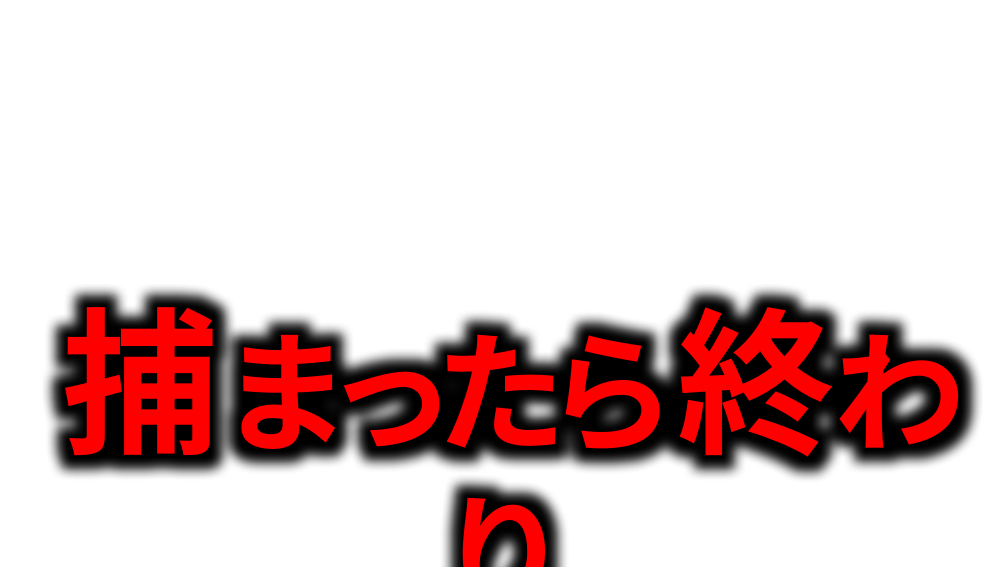
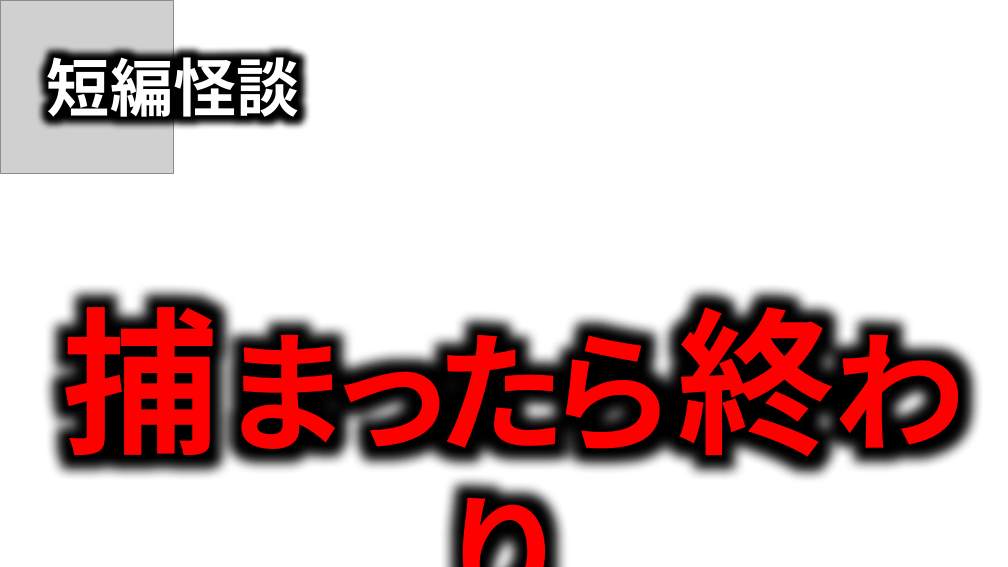
Before and after one commit to takeko333/ContentGenerator, a slide deck: slide 2 of bkup/Channels/ほたてまだこ/サムネイル_Horror.pptx (slide 3 before the commit). Drawn at 1008x567 pixels with LibreOffice and Linux fonts; fonts in the diff are those of the drawing; grey boxes stand for pictures; background and template pictures are left out. Boxes give left, top, right and bottom in pixels: in the first picture for what was removed or moved away, otherwise in the second. Text is boxed around its words. In the diff, an @@ line names an element or a change of style, - is before the commit and + after.

Commit message:
260922

```diff
--- a/bkup/Channels/ほたてまだこ/サムネイル_Horror.pptx
+++ b/bkup/Channels/ほたてまだこ/サムネイル_Horror.pptx
@@ picture added at [0, 0, 173, 173] @@
@@ text added at [47, 47, 299, 126], 60 pt, text #FFFFFF, bold @@
+短編怪談
```
Also in this commit, not shown: 1 other slide changed.
